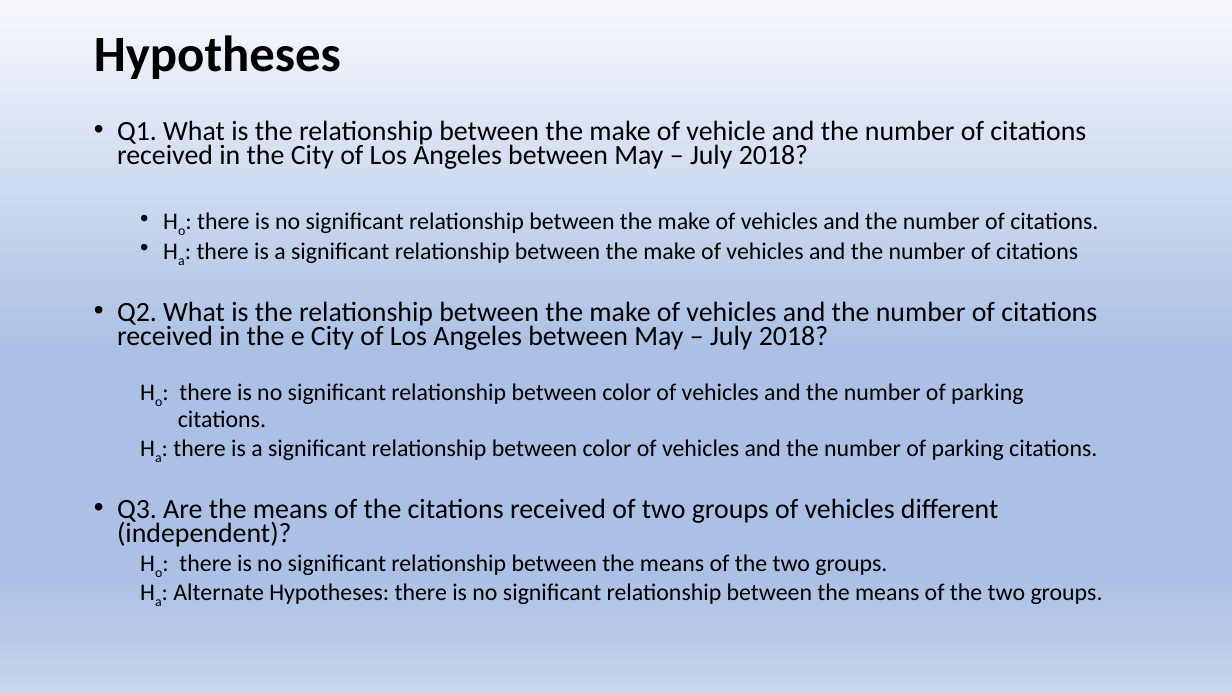
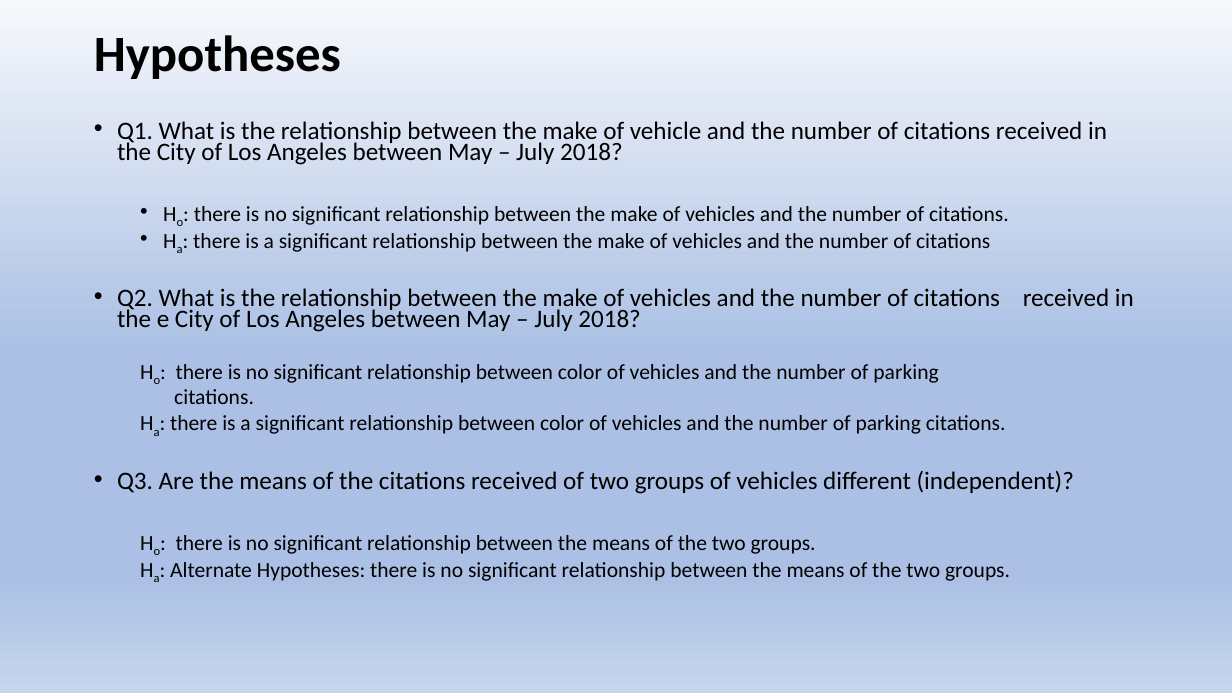
Before and after one commit to chele0630/Team3_Project1, a slide deck: slide 6 of Citation_Py_PPT.pptx. Drawn at 1232x693 pixels with LibreOffice and Linux fonts; fonts in the diff are those of the drawing. Boxes give left, top, right and bottom in pixels: in the first picture for what was removed or moved away, otherwise in the second. Text is boxed around its words. In the diff, an @@ line names an element or a change of style, - is before the commit and + after.

```diff
--- a/Citation_Py_PPT.pptx
+++ b/Citation_Py_PPT.pptx
@@ text "Q1. What is the relationship ..." at (117, 121, 1134, 581): size 21.7 to 19.6 pt in "Q1. What is the relationship between the ...", "Q2. What is the relationship between the ...", "Q3. Are the means of the citations ..."; size 18.6 to 16.8 pt in "Ho: there is no significant relationship between ...", "Ha: there is a significant relationship between ...", "Ho: there is no significant relationship between ...", "citations." and 3 more places @@
```
Also in this commit, not shown: 7 other slides changed, 3 other files.
